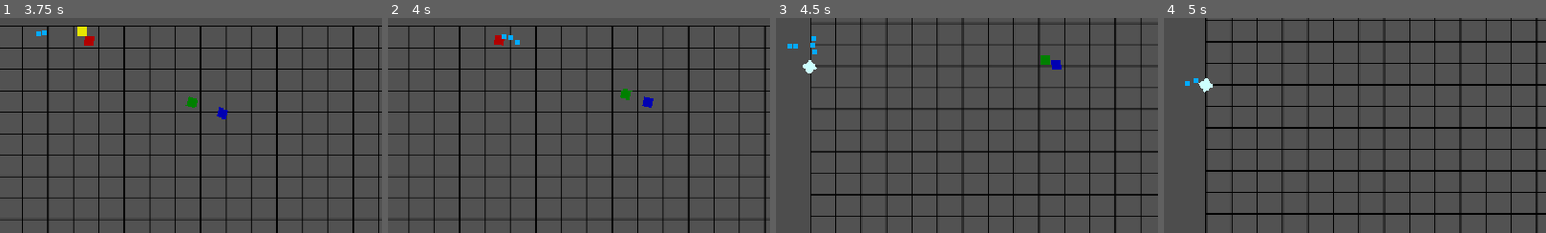
Above: before the commit, frames 1-4 (left to right).
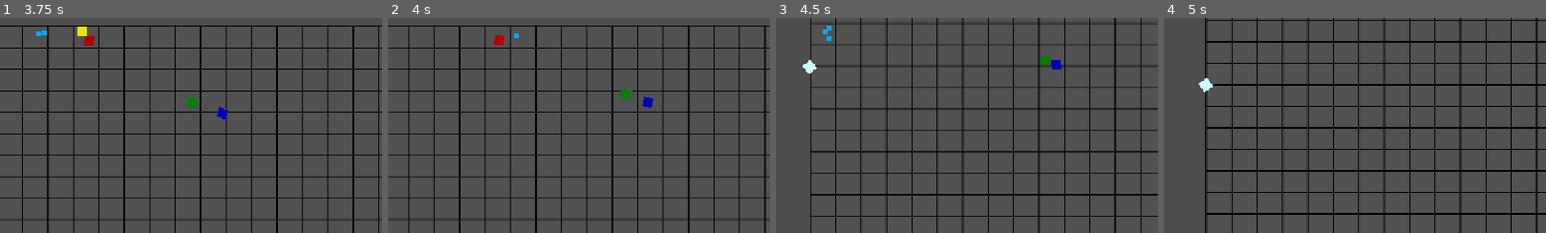
Above: after the commit, the same moments.

Repository: EmpexOri/OperationHavok
Game: Godot game, scene res://Scenes/MenuScene.tscn
The game is run twice, just before and just after one commit, with the same random seed, the same clock (stepped at 60 frames per second) and the same inputs.
Inputs (mouse positions are % of the whole screen's width and height, from its top left):
- Up to frame 1 (3.75 s): click "Play" at 0.5 s; move the mouse to (45, 70) at 1.27 s; hold W (up) 1.28-2.78 s; click (45, 70) at 1.35 s; move the mouse to (80, 65) at 2.02 s; click (80, 65) at 2.1 s; move the mouse to (20, 35) at 2.77 s; hold A (left) from 2.78 s (still down); click (20, 35) at 2.85 s; move the mouse to (55, 50) at 3.52 s; click (55, 50) at 3.6 s
- Up to frame 2 (4 s): keep holding A (left)
- Up to frame 3 (4.5 s): move the mouse to (35, 25) at 4.27 s; release A (left) at 4.28 s; hold S (down) from 4.28 s (still down); click (35, 25) at 4.35 s
- Up to frame 4 (5 s): keep holding S (down)
The pictures show only the part of the screen within x 44-94%, y 47-97%; the shares and areas given below are measured in that part.

Frame 1 is identical in both runs. In frame 2, 0.1% of the frame differs, in the area x 29-35%, y 7-13%; in frame 3, 0.2%, in the area x 3-15%, y 3-17%; in frame 4, less than 0.1%.

Commit message:
all enemies can be brainwashed now

Diff:
--- a/Assets/Scripts/Enemy/enemy2.gd
+++ b/Assets/Scripts/Enemy/enemy2.gd
@@ -116,5 +116,3 @@
 		await get_tree().process_frame
 		if not is_instance_valid(body) or not body.get_parent():
 			call_deferred("queue_free")
-
-# 0.8, 0.9, 1
--- a/Assets/Scripts/Enemy/enemy4.gd
+++ b/Assets/Scripts/Enemy/enemy4.gd
@@ -5,13 +5,24 @@
 var BulletSpeed = 680
 var Bullet = preload("res://Scenes/Misc/bullet.tscn")
 var xp_scene = preload("res://Scenes/Misc/xp.tscn")
+var Target = "Player"
 
 func _ready():
 	add_to_group("Enemy")
 	start_firing_timer()
 
 func _physics_process(_delta):
-	var Player = get_parent().get_node("Player")
+	var Player = get_parent().get_node(Target)
+	if is_in_group("Enemy"):
+		Player = get_parent().get_node(Target)
+	elif is_in_group("Minion") and get_tree().get_nodes_in_group("Enemy").size() > 0 and is_instance_valid(Target):
+		Player = get_parent().get_node(Target)
+	elif is_in_group("Minion") and get_tree().get_nodes_in_group("Enemy").size() > 0 and not is_instance_valid(Target):
+		if get_tree().get_nodes_in_group("Enemy").size() > 0:
+			Target = get_tree().get_nodes_in_group("Enemy")[0].get_path()
+			Player = get_parent().get_node(Target)
+	else:
+		Player = get_parent().get_node(self.get_path())
 
 	var Direction = (Player.position - position).normalized()
 
@@ -36,7 +47,17 @@
 	timer.start()
 
 func fire():
-	var Player = get_parent().get_node("Player")
+	var Player = get_parent().get_node(Target)
+	if is_in_group("Enemy"):
+		Player = get_parent().get_node(Target)
+	elif is_in_group("Minion") and get_tree().get_nodes_in_group("Enemy").size() > 0 and is_instance_valid(Target):
+		Player = get_parent().get_node(Target)
+	elif is_in_group("Minion") and get_tree().get_nodes_in_group("Enemy").size() > 0 and not is_instance_valid(Target):
+		if get_tree().get_nodes_in_group("Enemy").size() > 0:
+			Target = get_tree().get_nodes_in_group("Enemy")[0].get_path()
+			Player = get_parent().get_node(Target)
+	else:
+		Player = get_parent().get_node(self.get_path())
 
 	var BulletInstance = Bullet.instantiate()
 	BulletInstance.name = "Laser_" + str(randi())  # Assigns a unique named
@@ -57,8 +78,20 @@
 	get_parent().add_child(xp)
 
 func _on_area_2d_body_entered(body: Node2D):
-	if body.is_in_group("Bullet") or body.is_in_group("Minion"): # Fixed
-		for i in range(3):
+	if is_in_group("Enemy") and (body.is_in_group("Bullet") or body.is_in_group("Minion")):
+		for i in range(1):
 			drop_xp()
 		body.queue_free()
 		queue_free()
+	elif body.is_in_group("Spell"):
+		remove_from_group("Enemy")
+		add_to_group("Minion")
+		var sprite = get_node("Sprite2D")
+		sprite.modulate = Color(1, 1, 0.8)
+		if get_tree().get_nodes_in_group("Enemy").size() > 0:
+			Target = get_tree().get_nodes_in_group("Enemy")[0].get_path()
+			print(Target)
+	elif is_in_group("Minion") and body.is_in_group("Enemy"):
+		await get_tree().process_frame
+		if not is_instance_valid(body) or not body.get_parent():
+			call_deferred("queue_free")
